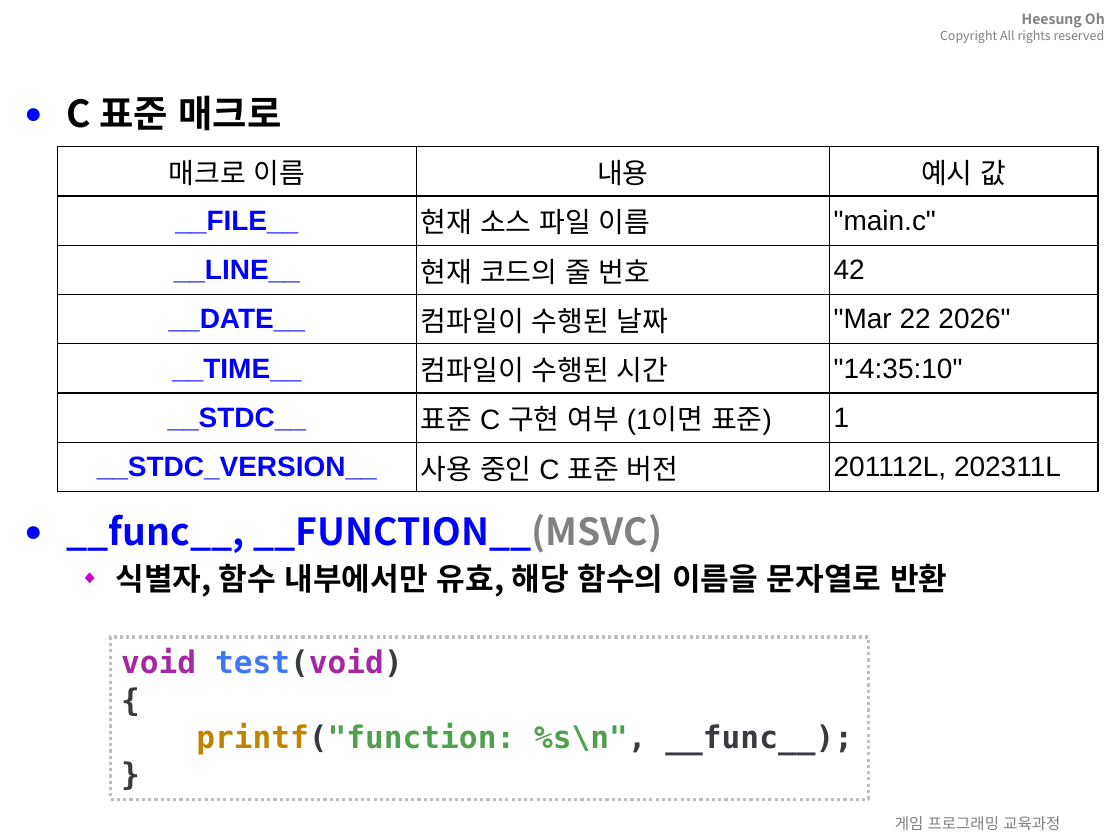
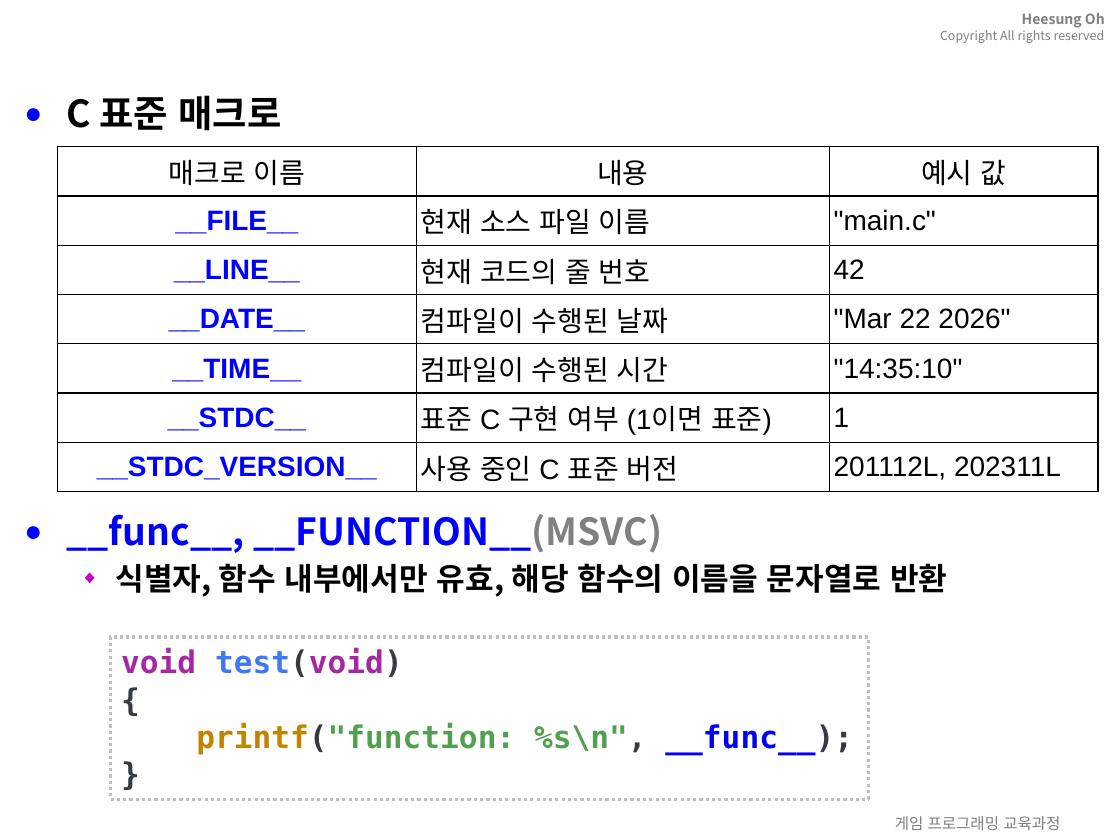
Before and after one commit to 3dapi/bs01_c, a slide deck: slide 6 of ppt/17.C언어-전처리기와빌드제어.pptx. Drawn at 1120x840 pixels with LibreOffice and Linux fonts; fonts in the diff are those of the drawing; background and template pictures are left out. Boxes give left, top, right and bottom in pixels: in the first picture for what was removed or moved away, otherwise in the second. Text is boxed around its words. In the diff, an @@ line names an element or a change of style, - is before the commit and + after.

```diff
--- a/ppt/17.C언어-전처리기와빌드제어.pptx
+++ b/ppt/17.C언어-전처리기와빌드제어.pptx
@@ rectangle "void test(void) { printf("function: %s\n", ..." at bbox=[110, 637, 868, 800]: text colour #383A42 to #0000FF in "__func__);" @@
```
Also in this commit, not shown: 5 other slides changed, 26 other files.
